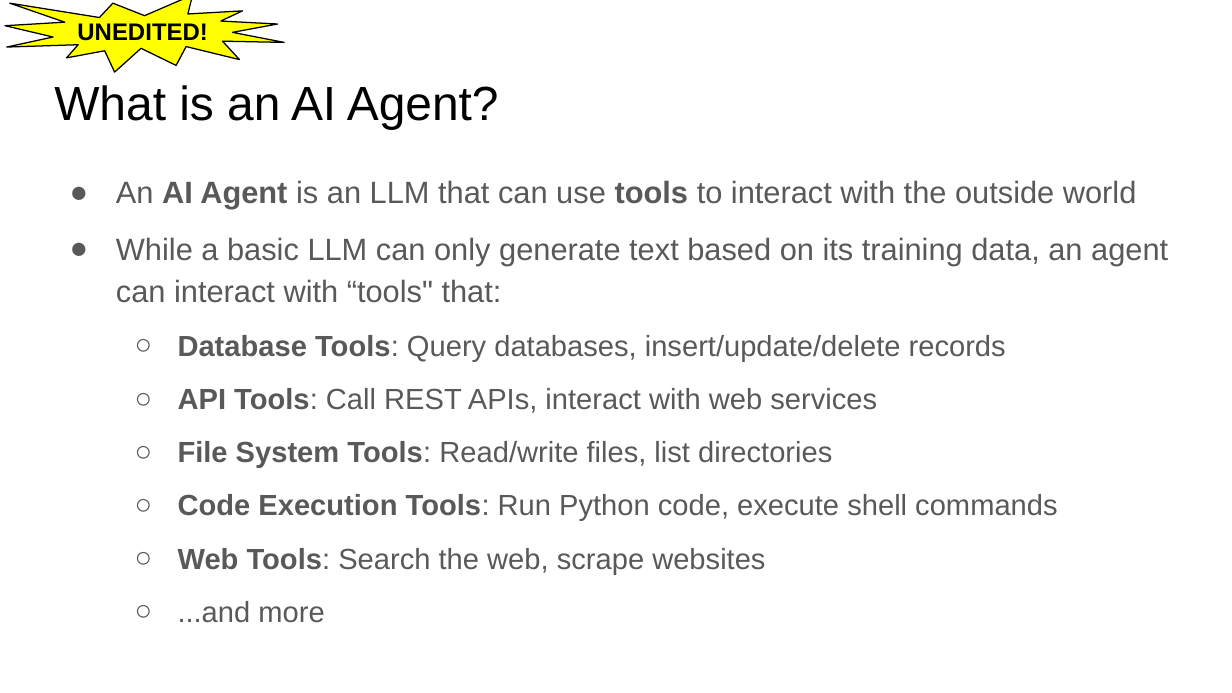
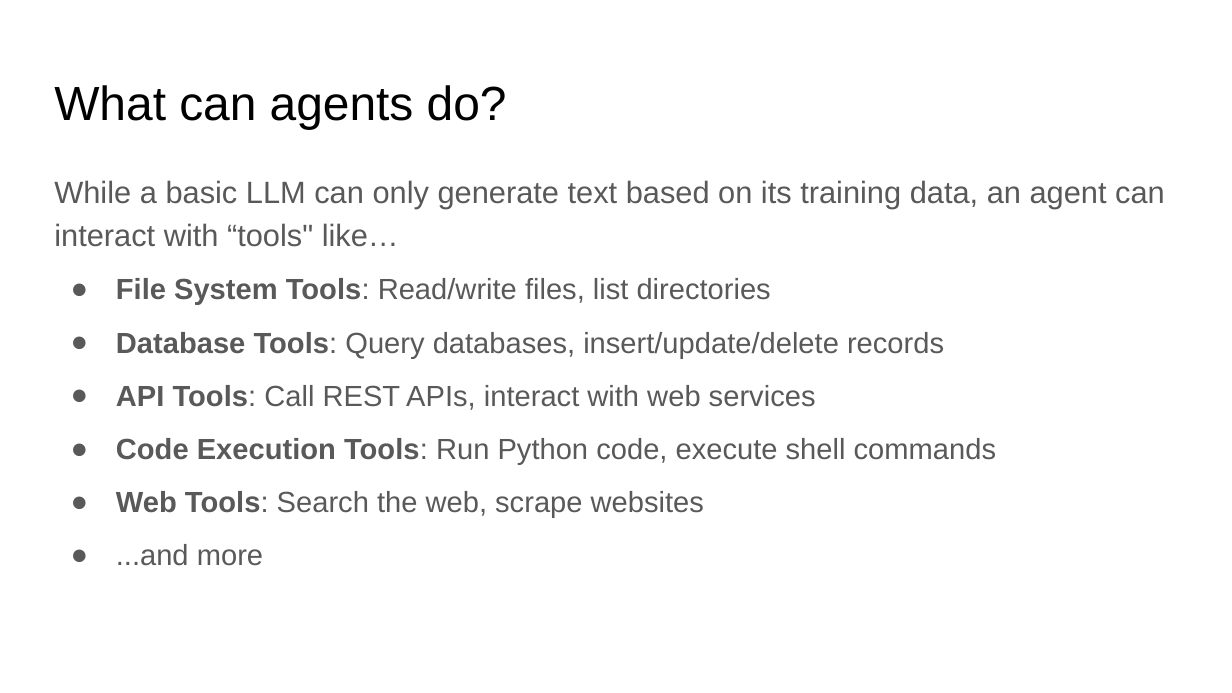
Before and after one commit to dsi-rse/careers-workshop-ai-development, a slide deck: slide 9 of lecture_4/slides/lecture_4.pptx (slide 10 before the commit). Drawn at 1232x693 pixels with LibreOffice and Linux fonts; fonts in the diff are those of the drawing. Boxes give left, top, right and bottom in pixels: in the first picture for what was removed or moved away, otherwise in the second. Text is boxed around its words. In the diff, an @@ line names an element or a change of style, - is before the commit and + after.

Commit message:
Updated slides for lecture 4.

```diff
--- a/lecture_4/slides/lecture_4.pptx
+++ b/lecture_4/slides/lecture_4.pptx
@@ irregular seal removed at (x1=5, y1=0, x2=285, y2=73) @@
-UNEDITED!
@@ title at (x1=54, y1=85, x2=507, y2=129): text changed @@
-What is an AI Agent?
+What can agents do?
@@ text at (x1=54, y1=180, x2=1165, y2=305): text changed @@
-● An AI Agent is an LLM that can use tools to interact with the outside world
-● While a basic LLM can only generate text based on its training data, an agent can interact with “tools" that:
+While a basic LLM can only generate text based on its training data, an agent can interact with “tools" like…
+● File System Tools: Read/write files, list directories
@@ text at (x1=116, y1=332, x2=996, y2=566): bullet ○ to ●; list level 2 to 1 in "Database Tools: Query databases, insert/update/delete ..."; list level 2 to 1 in "API Tools: Call REST APIs, ..."; list level 2 to 1 in "Code Execution Tools: Run Python ..."; list level 2 to 1 in "Web Tools: Search the web, ..."; list level 2 to 1 in "...and more" @@
@@ text at (x1=178, y1=441, x2=832, y2=467): paragraph removed @@
-  ○ File System Tools: Read/write files, list directories
```
Also in this commit, not shown: 14 other slides changed, 13 slides added, 23 slides removed, 3 other files.
